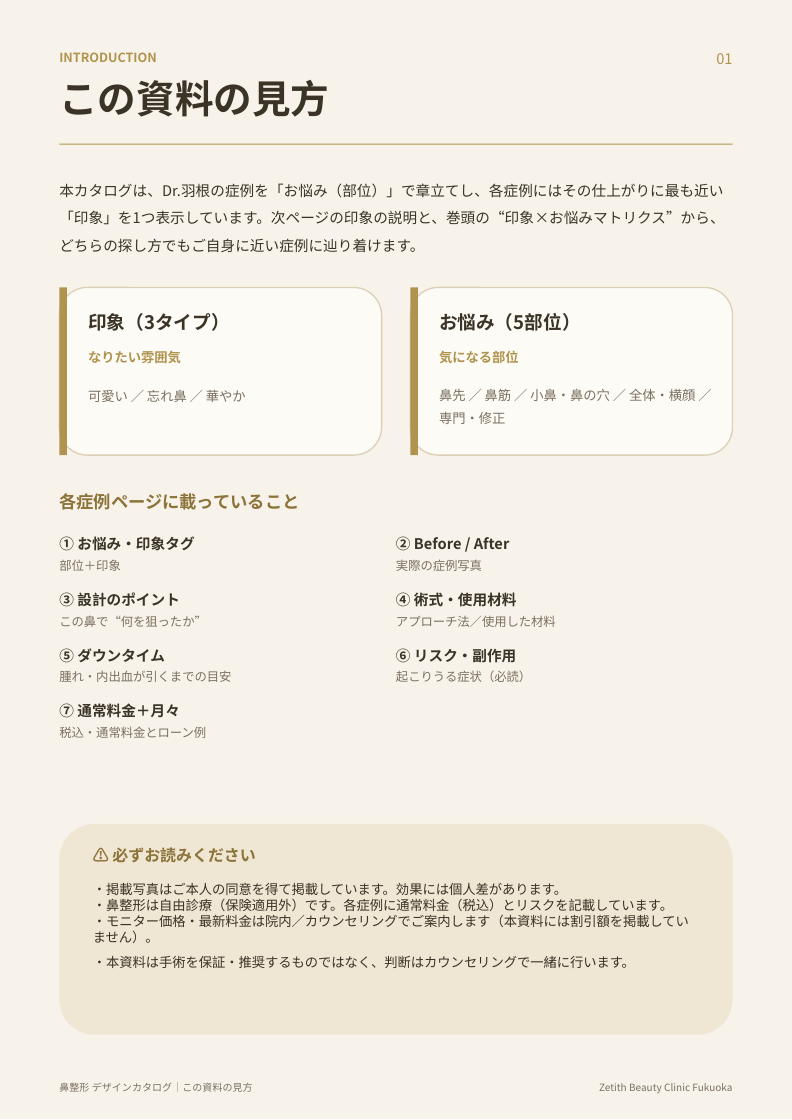
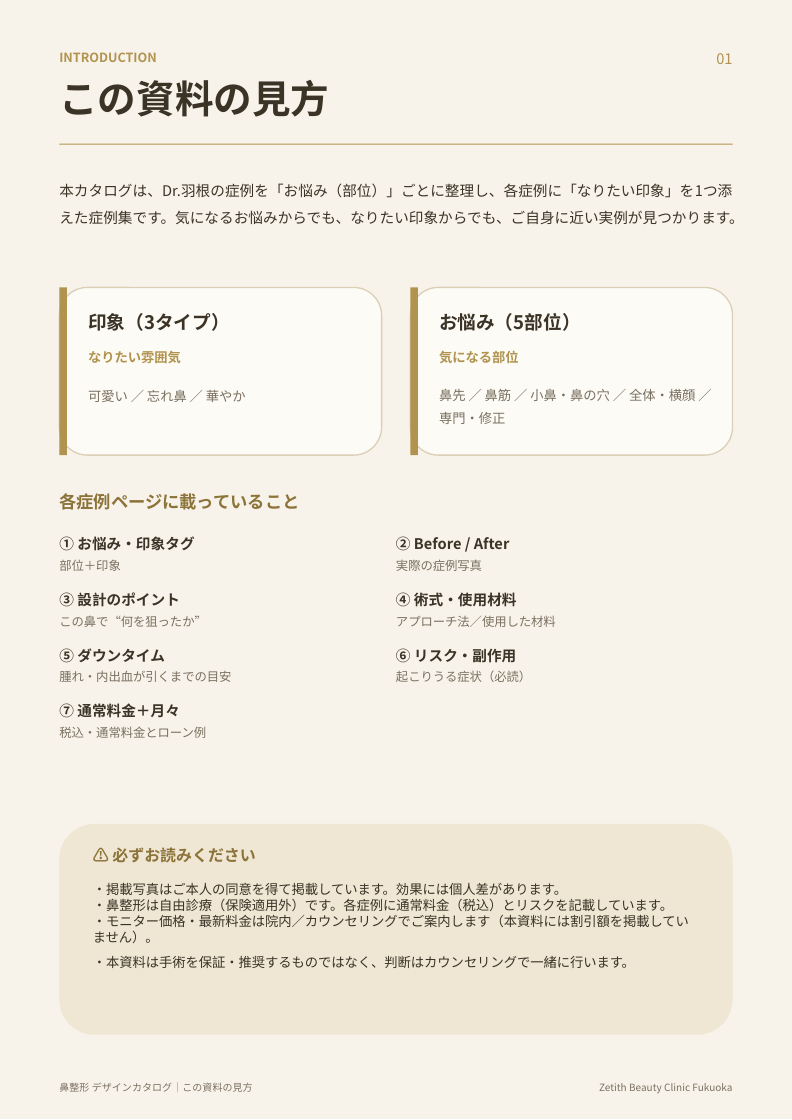
Before and after one commit to hidekkobonba/nosejob, a slide deck: slide 2 of 鼻整形_デザインカタログ.pptx. Drawn at 792x1120 pixels with LibreOffice and Linux fonts; fonts in the diff are those of the drawing. Boxes give left, top, right and bottom in pixels: in the first picture for what was removed or moved away, otherwise in the second. Text is boxed around its words. In the diff, an @@ line names an element or a change of style, - is before the commit and + after.

```diff
--- a/鼻整形_デザインカタログ.pptx
+++ b/鼻整形_デザインカタログ.pptx
@@ text at (59,183,743,224): text changed @@
-本カタログは、Dr.羽根の症例を「お悩み（部位）」で章立てし、各症例にはその仕上がりに最も近い「印象」を1つ表示しています。次ページの印象の説明と、巻頭の“印象×お悩みマトリクス”から、どちらの探し方でもご自身に近い症例に辿り着けます。
+本カタログは、Dr.羽根の症例を「お悩み（部位）」ごとに整理し、各症例に「なりたい印象」を1つ添えた症例集です。気になるお悩みからでも、なりたい印象からでも、ご自身に近い実例が見つかります。
```
Also in this commit, not shown: 26 other slides changed.
